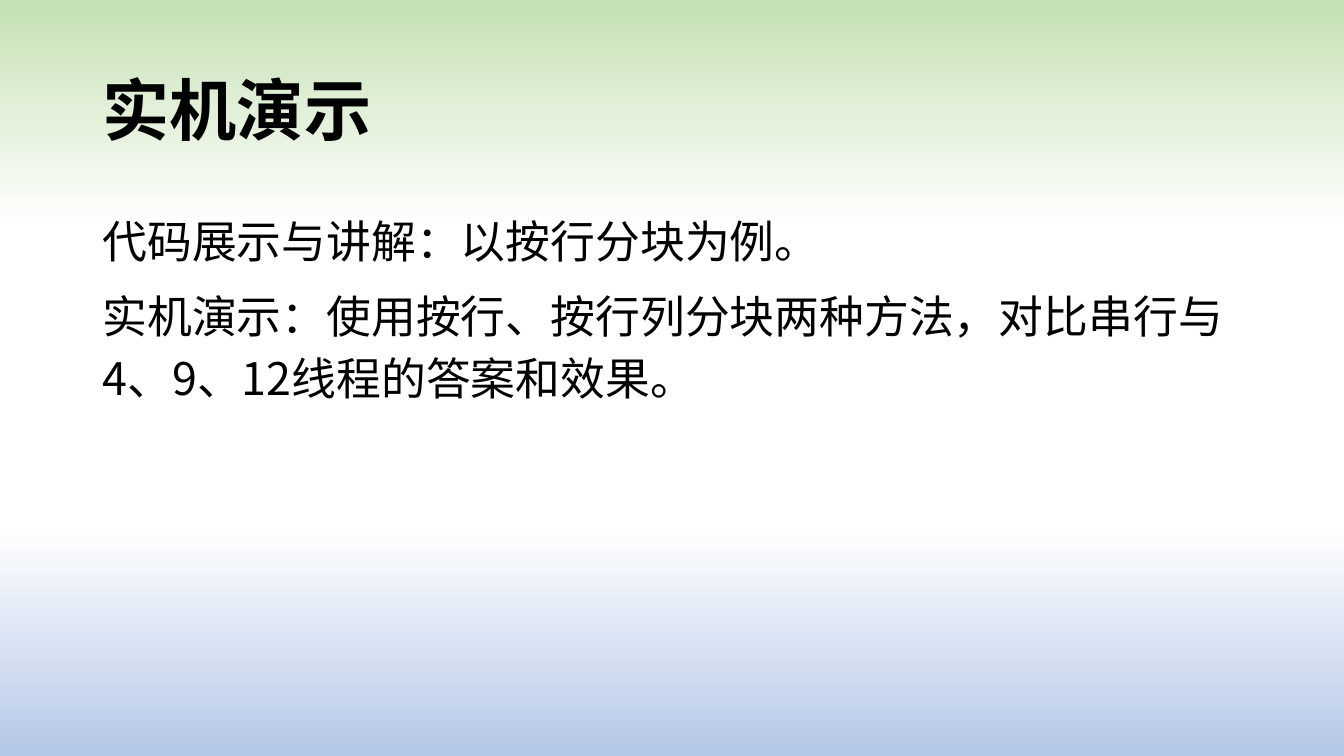
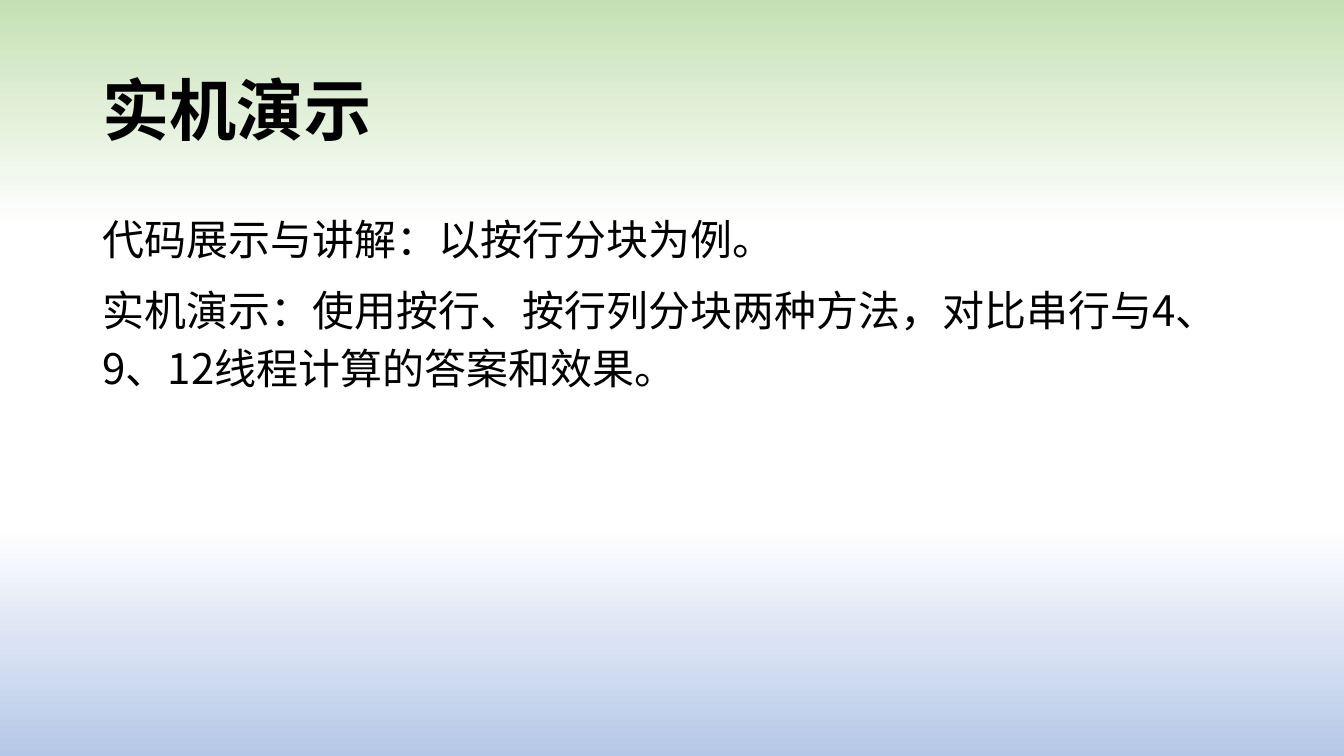
Before and after one commit to lk758tmy/PC_Codes, a slide deck: slide 9 of Final/Floyd-Warshall算法.pptx. Drawn at 1344x756 pixels with LibreOffice and Linux fonts; fonts in the diff are those of the drawing. Boxes give left, top, right and bottom in pixels: in the first picture for what was removed or moved away, otherwise in the second. Text is boxed around its words. In the diff, an @@ line names an element or a change of style, - is before the commit and + after.

```diff
--- a/Final/Floyd-Warshall算法.pptx
+++ b/Final/Floyd-Warshall算法.pptx
@@ text at (102, 219, 774, 259): size 32 to 30 pt in "代码展示与讲解：以按行分块为例。" @@
@@ text at (102, 290, 1217, 388): text changed; size 32 to 30 pt @@
-实机演示：使用按行、按行列分块两种方法，对比串行与4、9、12线程的答案和效果。
+实机演示：使用按行、按行列分块两种方法，对比串行与4、9、12线程计算的答案和效果。
```
Also in this commit, not shown: 4 other slides changed, 1 other file.
